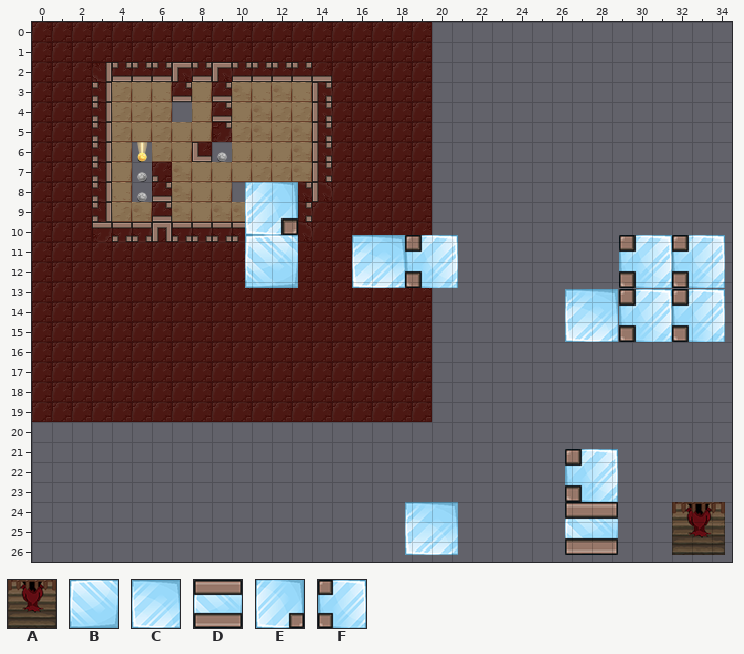
Tiled map, stored at assets/levels/kongregate_release/oliviag2.tmx. Above, as it was before the edit.
Cells are 48x48 px. Shown: x 0..34, y 0..26.
Key: from "exit": A 0; from "glass_wall_sheet": B 0, C 0 flipped up-down, D 6, E 9, F 11.
Objects are placed by their top-left corner, in cells (3,4 is the top-left corner of cell 3,4); size is 1x1 cell unless given.
Layers that did not change in this view are not listed.
Objects on layer "glasswall" before:
F at 29.3,10.7 size 2.7x2.7
F at 32,10.7 size 2.7x2.7
F at 18.7,10.7 size 2.7x2.7
F at 29.3,13.3 size 2.7x2.7
F at 32,13.3 size 2.7x2.7
F at 26.7,21.3 size 2.7x2.7
Objects on layer "Mirrors" before:
C "mirror" at 16,10.7 size 2.7x2.7
B "mirror" at 10.7,10.7 size 2.7x2.7
C "mirror" at 26.7,13.3 size 2.7x2.7
C "mirror" at 18.7,24 size 2.7x2.7
Objects on layer "Light" before:
E "lightSwitch" at 10.7,8 size 2.7x2.7
D "lightOrb" at 26.7,24 size 2.7x2.7
Objects on layer "Exit" before:
A "exit" at 32,24 size 2.7x2.7
Now the later version:
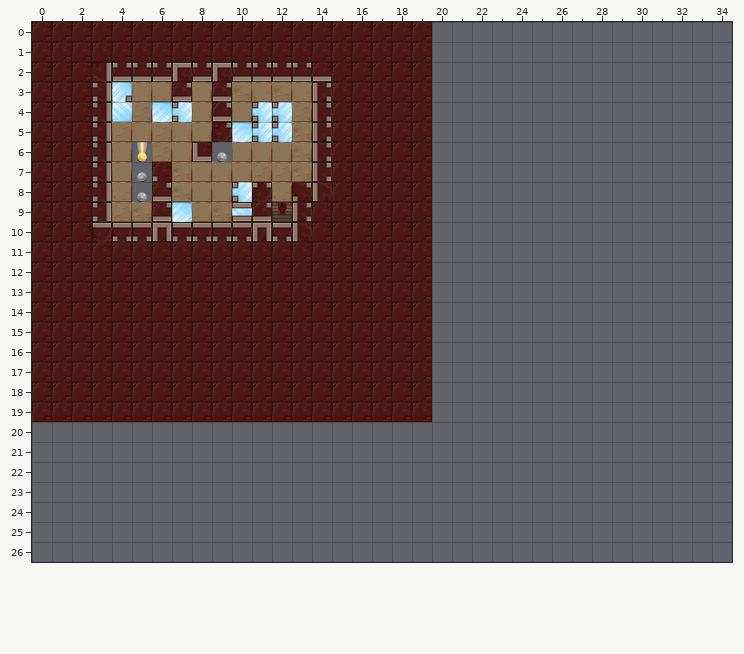
The edit:
Layer "glasswall":
Object F at 29.3,10.7 size 2.7x2.7 becomes F at 11,4.
Object F at 32,10.7 size 2.7x2.7 becomes F at 12,4.
Object F at 18.7,10.7 size 2.7x2.7 becomes F at 7,4.
Object F at 29.3,13.3 size 2.7x2.7 becomes F at 11,5.
Object F at 32,13.3 size 2.7x2.7 becomes F at 12,5.
Object F at 26.7,21.3 size 2.7x2.7 becomes F at 10,8.
Layer "Mirrors":
Object C "mirror" at 16,10.7 size 2.7x2.7 becomes C "mirror" at 6,4.
Object B "mirror" at 10.7,10.7 size 2.7x2.7 becomes B "mirror" at 4,4.
Object C "mirror" at 26.7,13.3 size 2.7x2.7 becomes C "mirror" at 10,5.
Object C "mirror" at 18.7,24 size 2.7x2.7 becomes C "mirror" at 7,9.
Layer "Light":
Object E "lightSwitch" at 10.7,8 size 2.7x2.7 becomes E "lightSwitch" at 4,3.
Object D "lightOrb" at 26.7,24 size 2.7x2.7 becomes D "lightOrb" at 10,9.
Layer "Exit":
Object A "exit" at 32,24 size 2.7x2.7 becomes A "exit" at 12,9.
